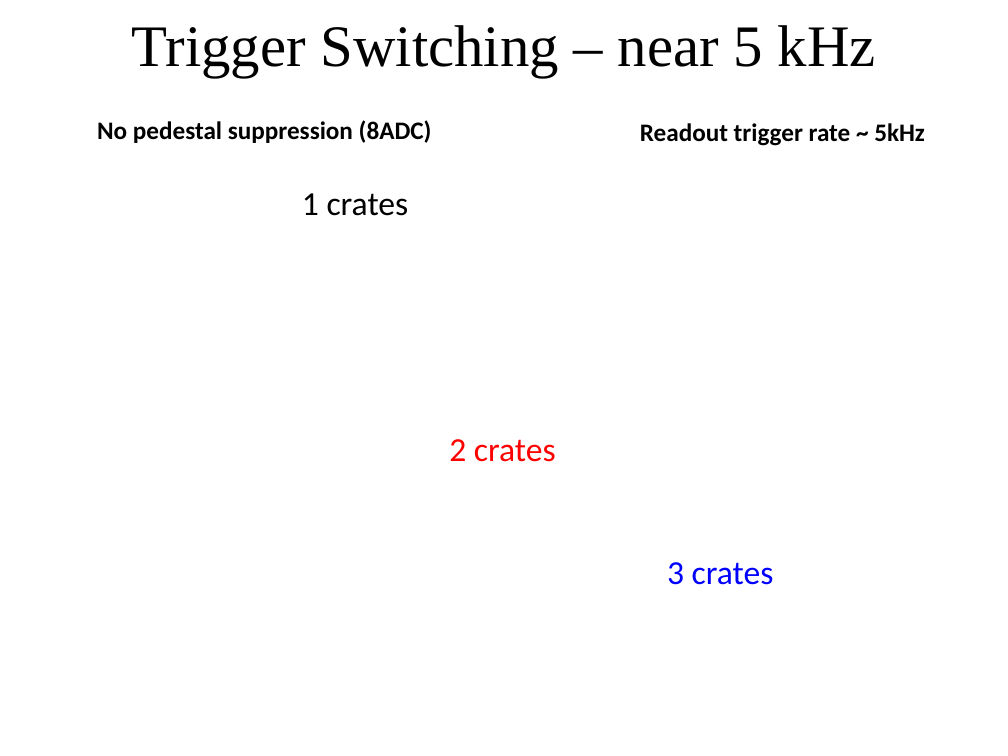
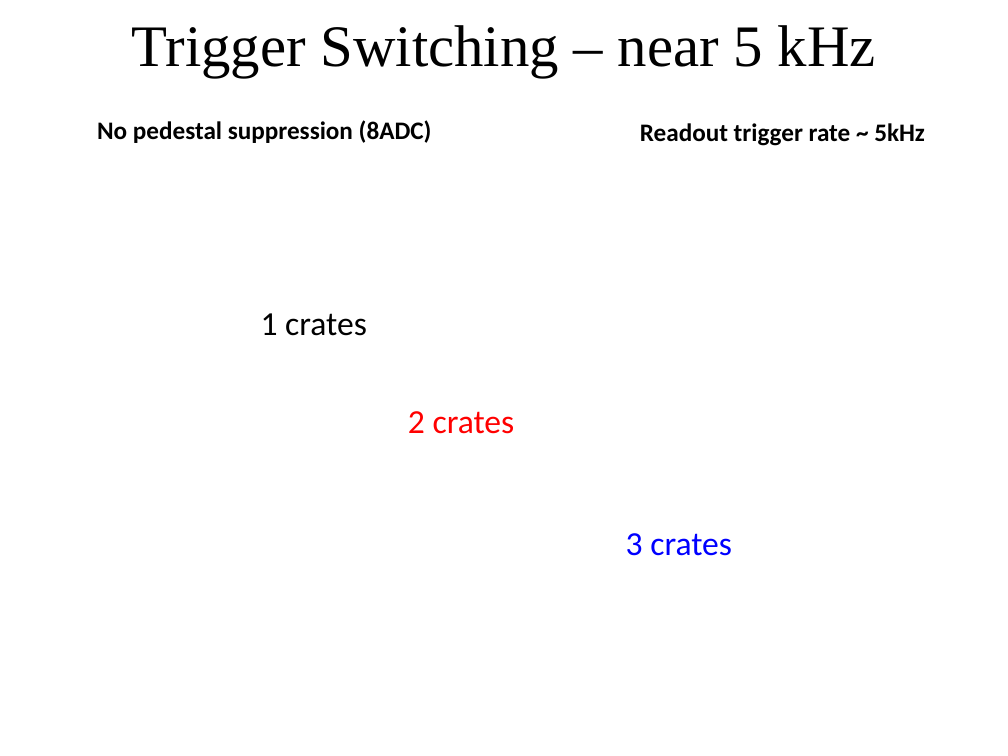
Before and after one commit to bmoffit/sbsdaq, a slide deck: slide 20 of 2015_DOE_Review/SuperBigBite DAQ update-Oct-20-2015.pptx (slide 10 before the commit). Drawn at 1008x756 pixels with LibreOffice and Linux fonts; fonts in the diff are those of the drawing; background and template pictures are left out. Boxes give left, top, right and bottom in pixels: in the first picture for what was removed or moved away, otherwise in the second. Text is boxed around its words. In the diff, an @@ line names an element or a change of style, - is before the commit and + after.

```diff
--- a/2015_DOE_Review/SuperBigBite DAQ update-Oct-20-2015.pptx
+++ b/2015_DOE_Review/SuperBigBite DAQ update-Oct-20-2015.pptx
@@ text "1 crates": place and size @@
-text "1 crates" at (302,193,409,216)
+text "1 crates" at (261,313,367,336)
@@ text "2 crates": place and size @@
-text "2 crates" at (449,439,556,462)
+text "2 crates" at (408,411,515,434)
@@ text "3 crates": place and size @@
-text "3 crates" at (667,562,774,585)
+text "3 crates" at (626,533,732,556)
```
Also in this commit, not shown: 18 other slides changed, 1 other file.
